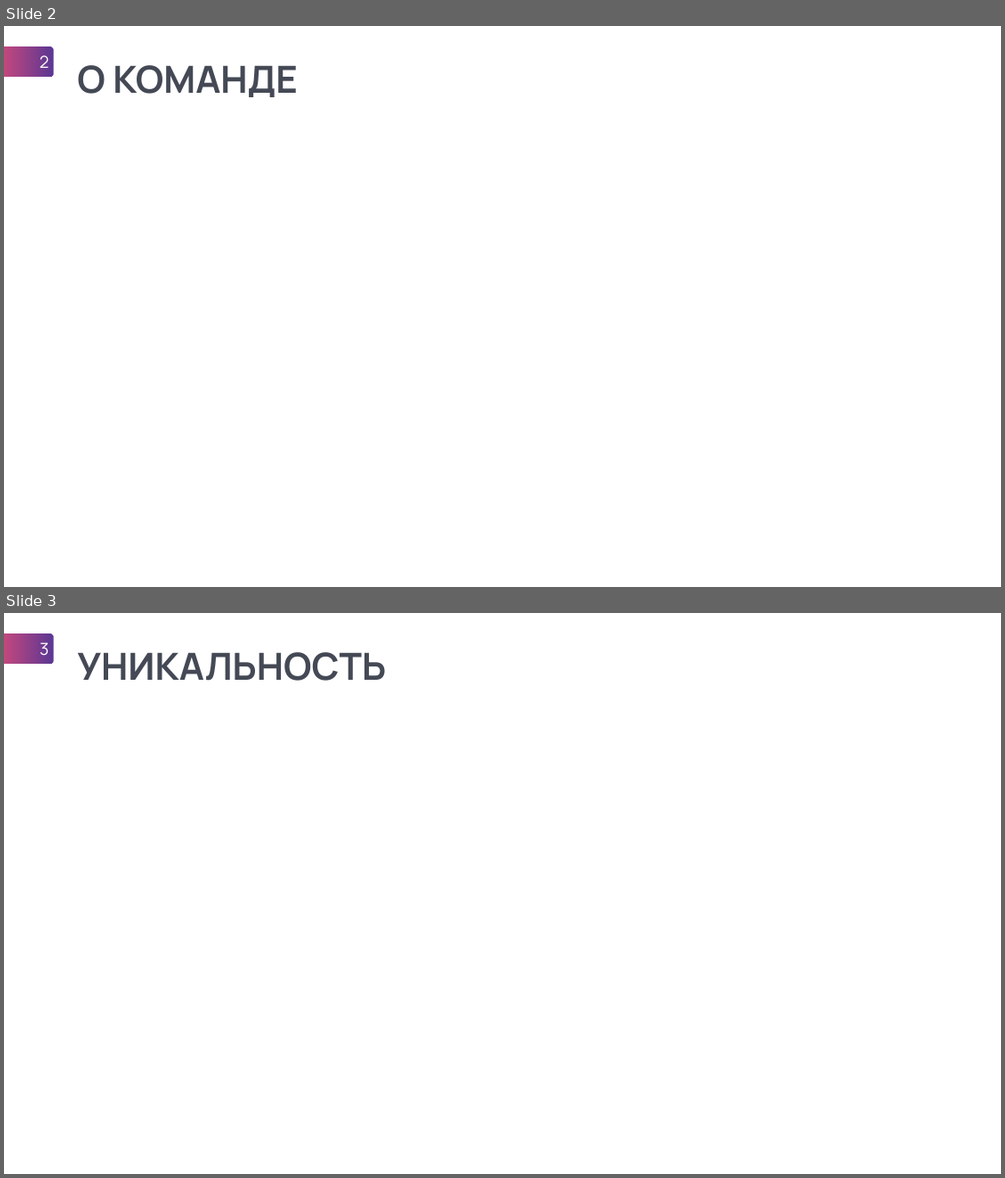
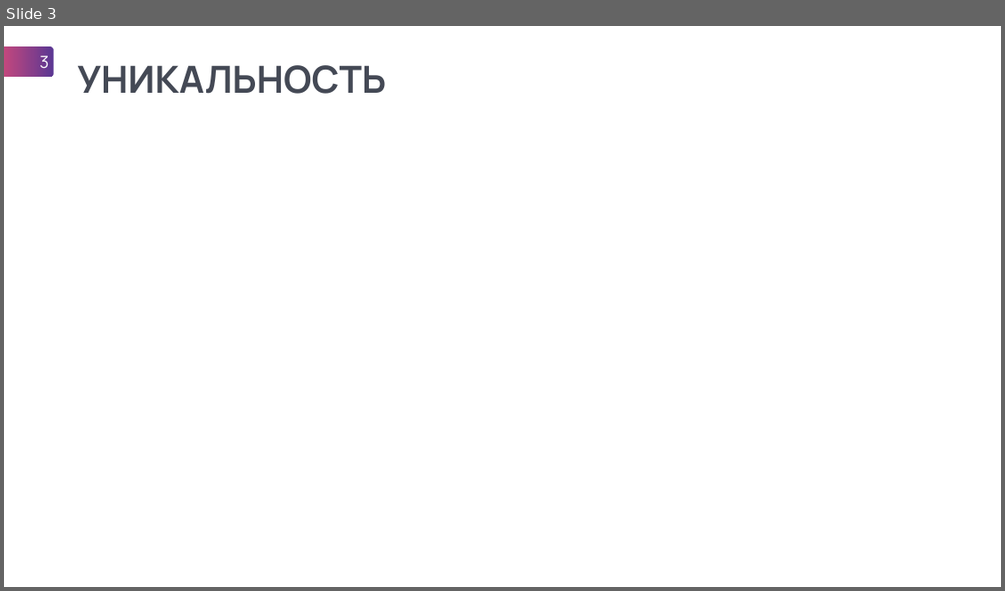
Before and after one commit to adonixis/MFC56, a slide deck: Презентация Выйти из IT.pptx. Shown one above the other, each under a label of ours: slides 2 and 3 before the commit, slide 3 after it. The pictures are 1005x1178 and 1005x591 pixels, drawn with LibreOffice and Linux fonts; fonts in the diff are those of the drawing. Boxes give left, top, right and bottom in pixels: in the first picture for what was removed or moved away, otherwise in the second. Text is boxed around its words. In the diff, an @@ line names an element or a change of style, - is before the commit and + after.

```diff
--- a/Презентация Выйти из IT.pptx
+++ b/Презентация Выйти из IT.pptx
@@ slide 2 removed at box(4, 26, 1001, 587), background #FFFFFF @@
@@ page number removed at box(4, 47, 53, 77) @@
-2
@@ text removed at box(77, 65, 298, 97) @@
-О КОМАНДЕ
```
Also in this commit, not shown: 3 slides changed, 1 slide added.
